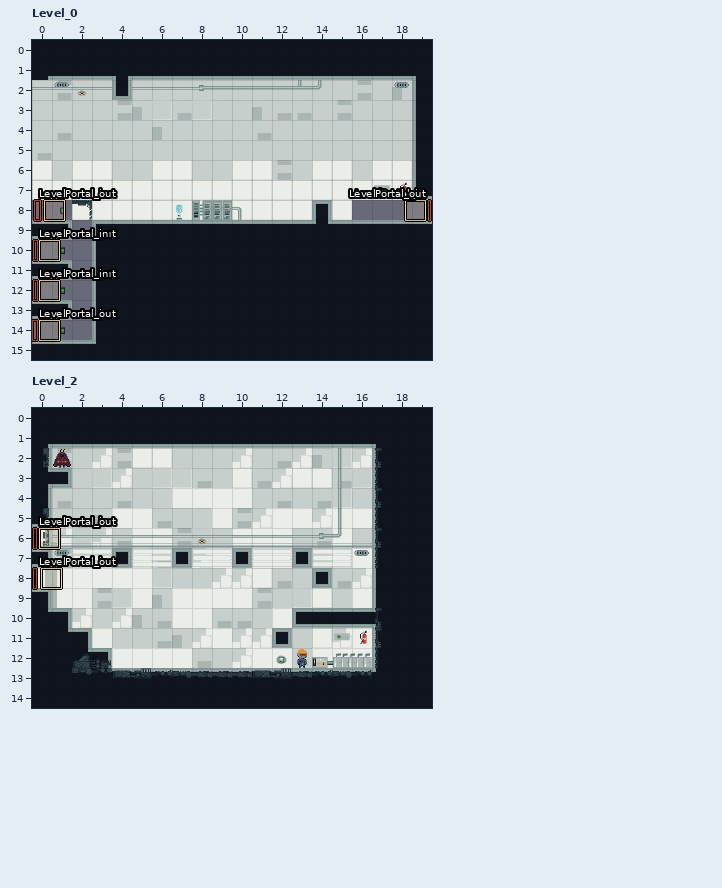
LDtk project, stored at res/level/TestLevel.ldtk. The picture above is the old version.
Cells are 32x32 px. Shown: Level_0 x 0..19, y 0..15; Level_2 x 0..19, y 0..14. The commit also changed other parts of the map, which this record leaves out.
After the commit:
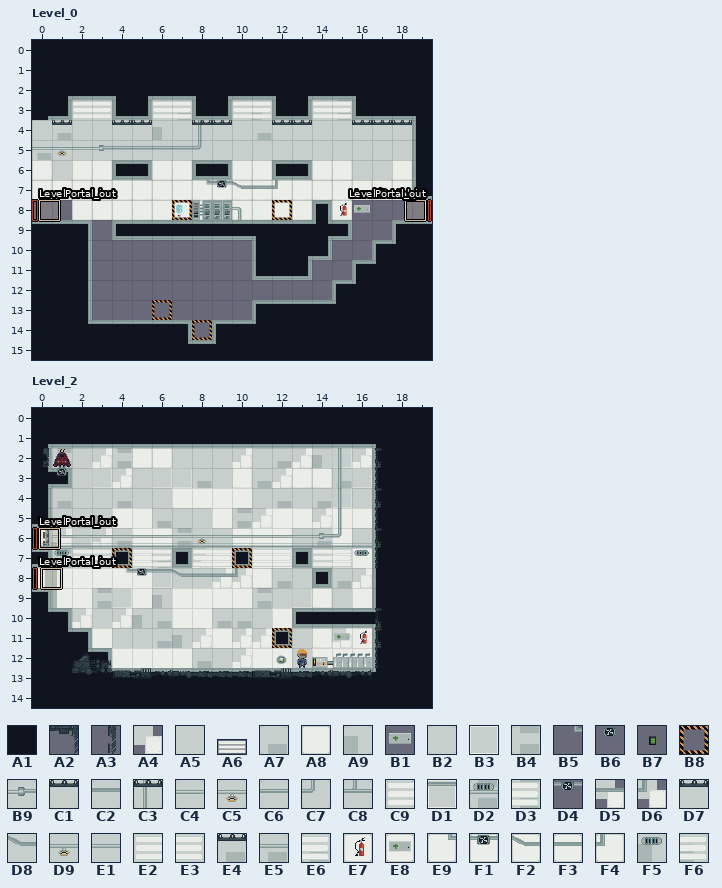
Key: from "LabSolids": A1 1; from "Mothman": A2 11, A3 55, A4 87, A5 88, A6 89, A7 91, A8 92, A9 93, B1 128, B2 130, B3 131, B4 132, B5 172, B6 212, B7 248, B8 249, B9 130 under 123, C1 130 under 135, C2 130 under 175, C3 130 under 41 under 135, C4 130 under 43, C5 130 under 43 under 4, C6 130 under 83, C7 130 under 84, C8 130 under 84 under 83, C9 130 under 89, D1 131 under 173, D2 132 under 46 under 43, D3 132 under 90, D4 173 under 212, D5 87 under 175, D6 87 under 176, D7 88 under 135, D8 88 under 174, D9 88 under 4, E1 88 under 43, E2 88 under 89, E3 88 under 90, E4 91 under 135, E5 91 under 43, E6 91 under 90, E7 92 under 127, E8 92 under 128, E9 92 under 172, F1 92 under 173 under 212, F2 92 under 174, F3 92 under 175, F4 92 under 176, F5 93 under 46, F6 93 under 90.
__ is an empty cell.
Objects are placed by their top-left corner, in cells (3,4 is the top-left corner of cell 3,4); size is 1x1 cell unless given.
Tiles replaced or removed in this view: A1, A3, A4, A5, A7, A8, A9, B2, B3, B4, B9, C4, C6, C7, C8, D2, D9, E1, E7, E8, F5.
The commit says: added some moving blocks physics
Difference:
Changed rows in their new state; .. is an unchanged cell.
Layer "LabSolids", Level_0:
first column x 0:
 2 .. A1 A1 A1 .. A1 A1 A1 A1 A1 A1 A1 A1 A1 A1 A1 A1 A1 A1
 3 .. A1 .. .. A1 A1 .. .. A1 A1 .. .. A1 A1 .. .. A1 A1 A1
 6 .. .. .. .. A1 A1 .. .. A1 A1 .. .. A1 A1 .. .. .. .. ..
 9 .. .. A1 __ .. .. .. .. .. .. .. .. .. .. .. .. __ __ ..
10 A1 A1 A1 __ __ __ __ __ __ __ __ .. .. .. .. __ __ .. ..
11 .. .. A1 __ __ __ __ __ __ __ __ .. .. .. __ __ .. .. ..
12 A1 A1 A1 __ __ __ __ __ __ __ __ __ __ __ __ .. .. .. ..
13 .. .. A1 __ __ __ __ __ __ __ __ .. .. .. .. .. .. .. ..
14 A1 A1 A1 .. .. .. .. .. __ .. .. .. .. .. .. .. .. .. ..
Layer "Decoration", Level_0:
first column x 0:
 2 __ __ __ __ .. __ __ __ __ __ __ __ __ __ __ __ __ __ __
 3 __ __ C9 E3 __ __ E2 E6 __ __ C9 F6 __ __ E2 D3 __ __ __
 4 .. E4 .. .. C1 C1 .. .. C3 C1 .. .. C1 C1 .. .. C1 D7 C1
 5 E5 C5 C4 B9 C6 C6 C6 C6 C7 .. .. .. .. .. .. .. .. .. ..
 6 .. .. .. .. __ __ .. .. __ __ .. .. __ __ .. .. .. B2 ..
 7 .. .. .. .. .. .. .. .. E9 F1 F2 F3 F4 .. .. .. .. A8 A8
 8 .. .. .. .. .. .. .. .. .. .. .. .. .. .. .. E7 B1 .. ..
Layer "Entities", Level_0:
added: A6 "Light64" at 2,3 size 2x1
added: A6 "Light64" at 6,3 size 2x1
added: A6 "Light64" at 10,3 size 2x1
added: A6 "Light64" at 14,3 size 2x1
added: "LevelPortal_out" rectangle at 0.3,8
added: B8 "MovingBlock" at 12,8
added: B8 "MovingBlock" at 7,8
added: B8 "MovingBlock" at 6,13
added: B8 "MovingBlock" at 8,14
removed: A2 "Elevator" at 2,8
removed: "LevelPortal_out" rectangle at 0.6,8
removed: "LevelPortal_out" rectangle at 0.3,10
removed: "LevelPortal_in" rectangle at 0.1,10 size 0.2x1
removed: "LevelPortal_out" rectangle at 0.3,12
removed: "LevelPortal_in" rectangle at 0.1,12 size 0.2x1
removed: "LevelPortal_in" rectangle at 0,14 size 0.2x1
removed: "LevelPortal_out" rectangle at 0.3,14
removed: B7 "ElevatorCallSwitch" at 1,8
removed: B7 "ElevatorCallSwitch" at 1,10
removed: B7 "ElevatorCallSwitch" at 1,12
removed: B7 "ElevatorCallSwitch" at 1,14
Layer "Decoration", Level_2:
first column x 0:
 3 .. B6 .. .. .. .. .. .. .. .. .. .. ..
 5 __ .. .. .. .. .. .. .. .. .. .. .. ..
 7 .. .. .. .. B8 .. .. .. .. .. B8 .. ..
 8 .. .. .. .. B5 D4 D1 D8 C2 D5 D6 .. ..
11 .. .. .. .. .. .. .. .. .. .. .. .. B8
